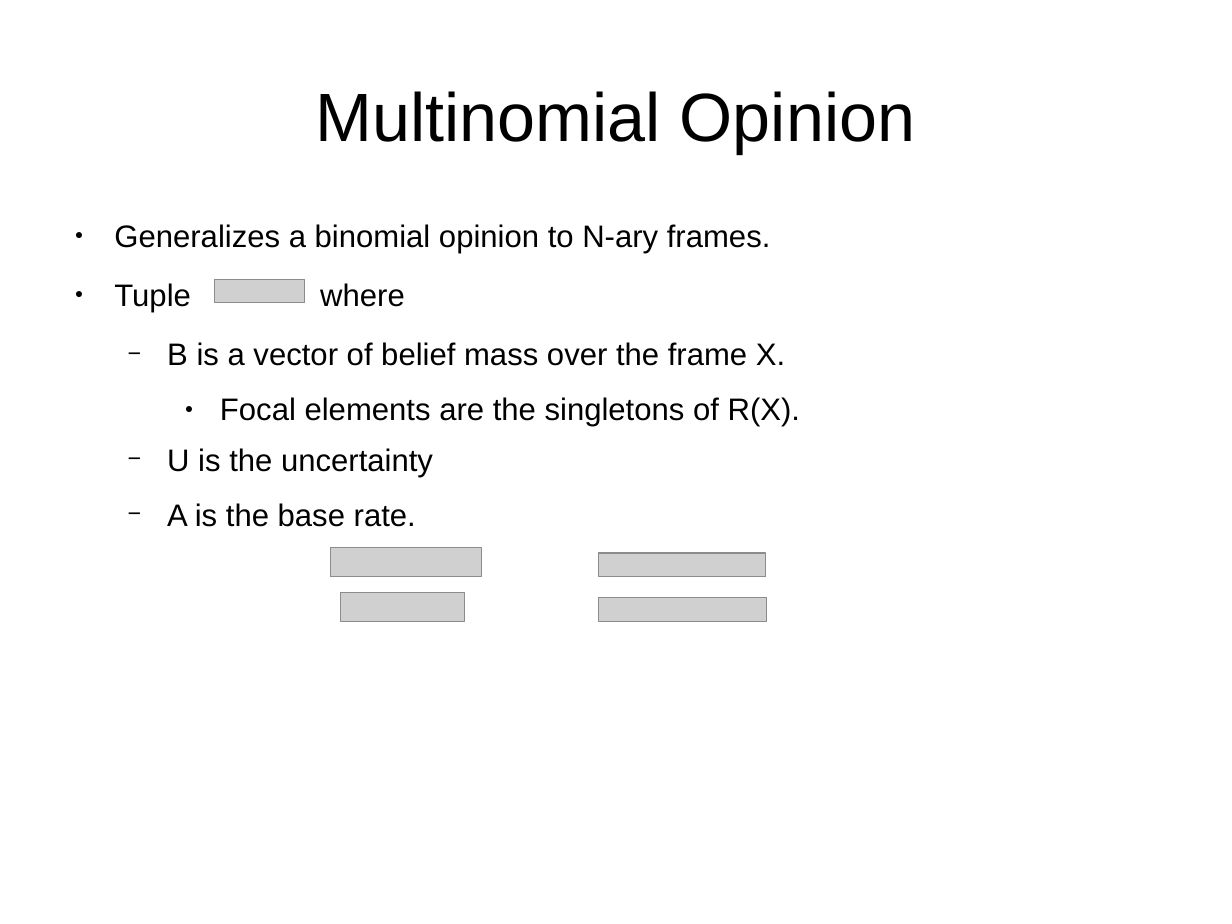
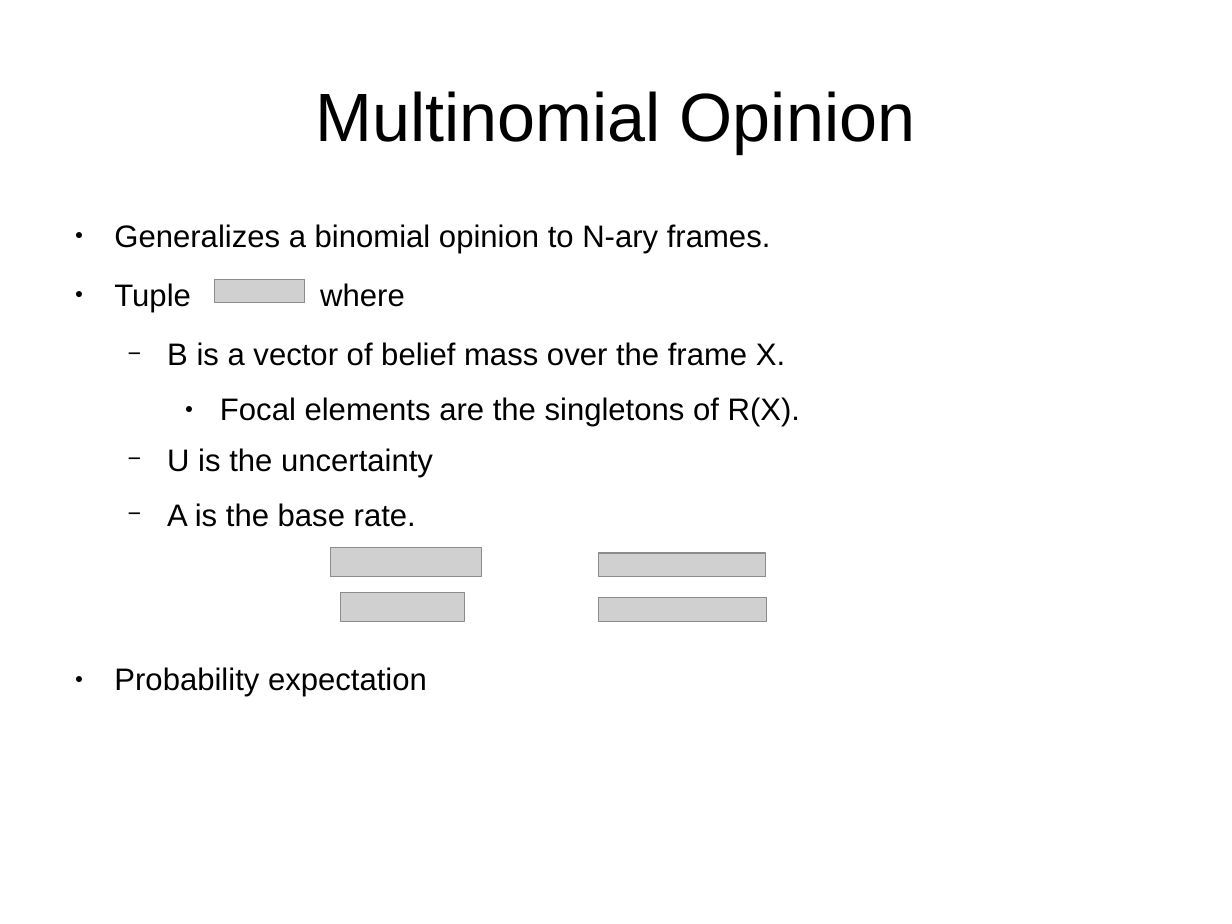
Before and after one commit to bstamour/SLHS, a slide deck: slide 17 of docs/proposal-from-bob.odp (slide 19 before the commit). Drawn at 1232x924 pixels with LibreOffice and Linux fonts; fonts in the diff are those of the drawing; grey boxes stand for pictures. Boxes give left, top, right and bottom in pixels: in the first picture for what was removed or moved away, otherwise in the second. Text is boxed around its words. In the diff, an @@ line names an element or a change of style, - is before the commit and + after.

```diff
--- a/docs/proposal-from-bob.odp
+++ b/docs/proposal-from-bob.odp
@@ text at [114, 667, 427, 697]: paragraph added @@
+● Probability expectation
```
Also in this commit, not shown: 5 other slides changed, 1 slide added, 3 slides removed.
